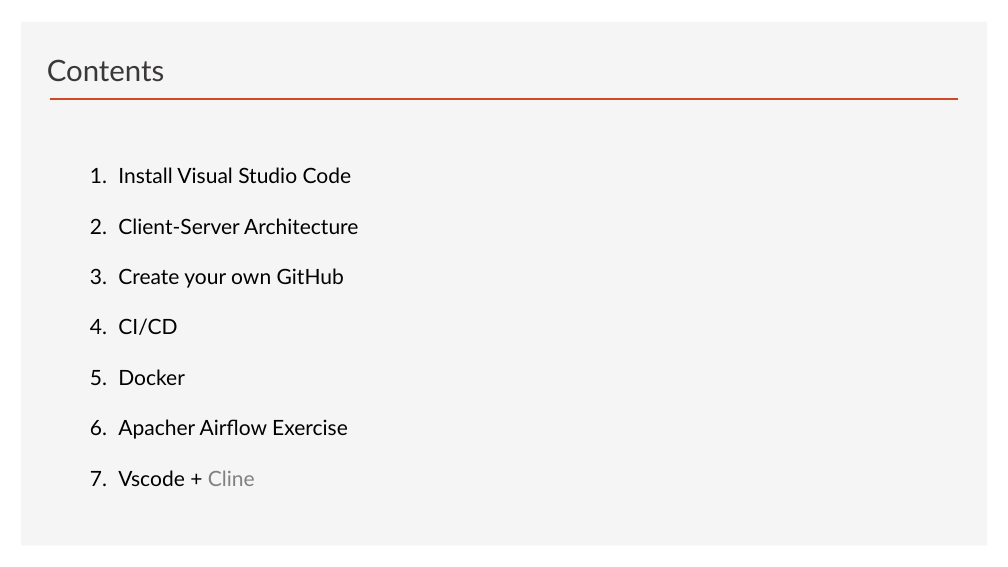
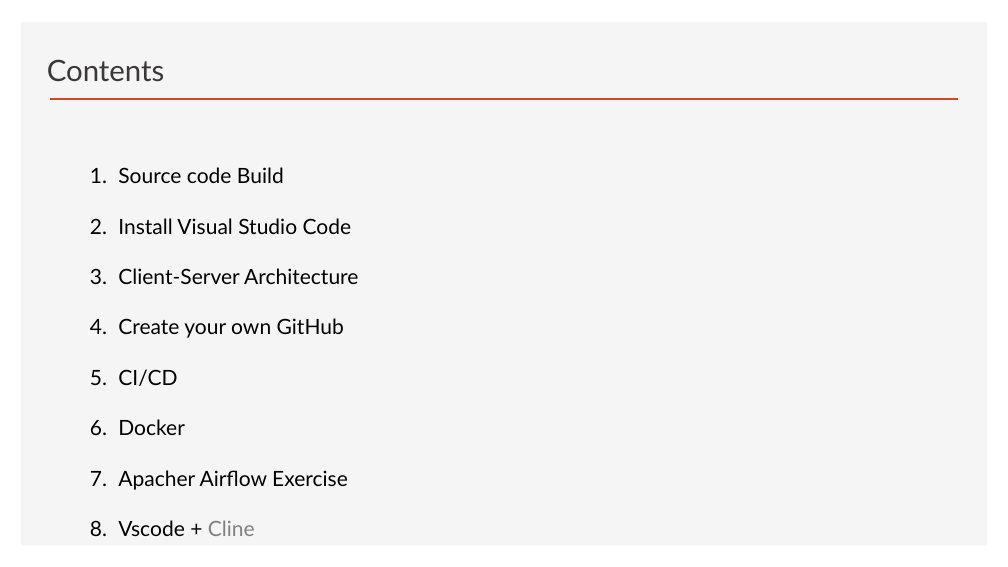
Before and after one commit to ancestor9/2026_Fall_Application-Deployment, a slide deck: slide 5 of App Deployment.pptx. Drawn at 1008x567 pixels with LibreOffice and Linux fonts; fonts in the diff are those of the drawing; background and template pictures are left out. Boxes give left, top, right and bottom in pixels: in the first picture for what was removed or moved away, otherwise in the second. Text is boxed around its words. In the diff, an @@ line names an element or a change of style, - is before the commit and + after.

```diff
--- a/App Deployment.pptx
+++ b/App Deployment.pptx
@@ text at bbox=[118, 167, 284, 183]: paragraph added @@
+1. Source code Build
```
Also in this commit, not shown: 11 other slides changed, 10 slides added.
